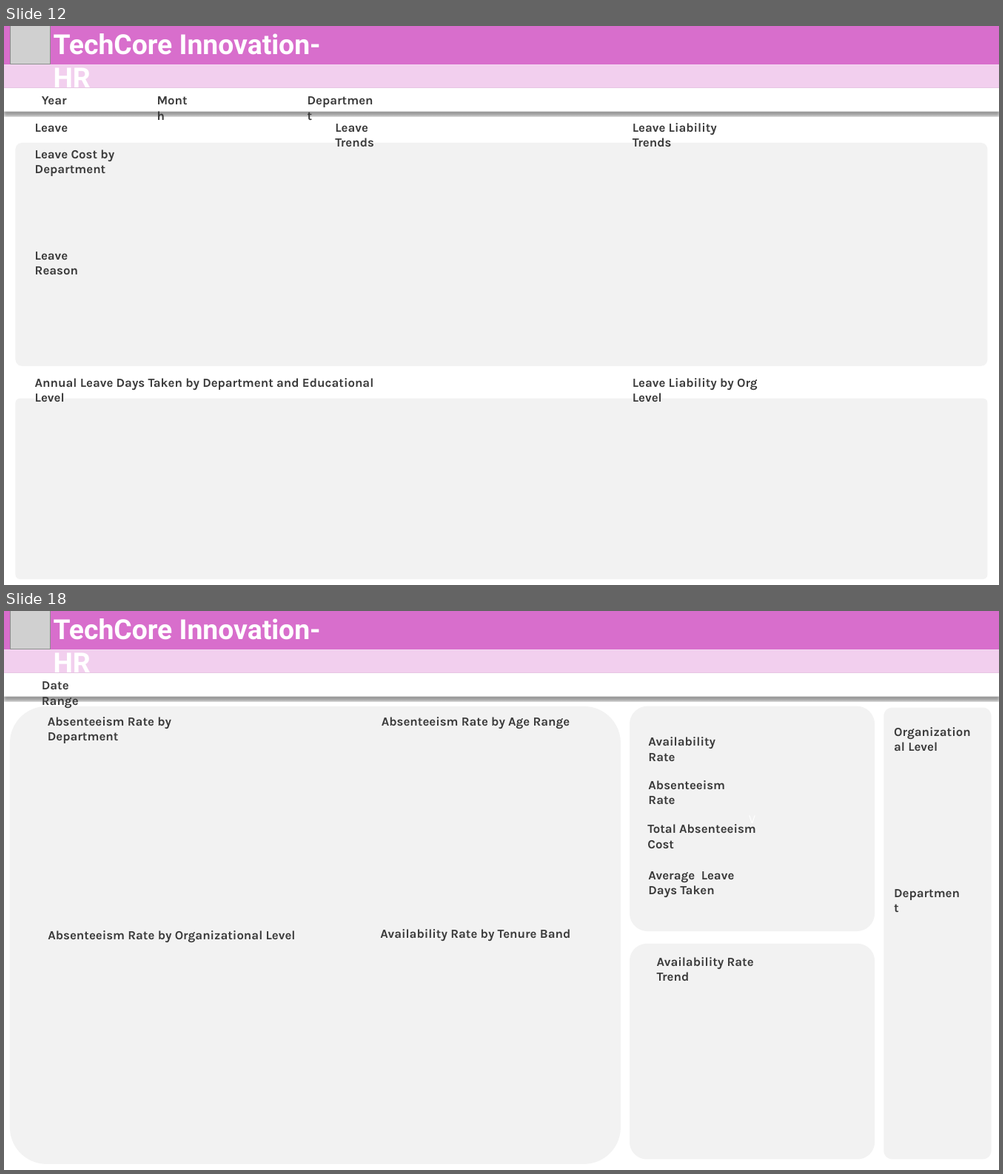
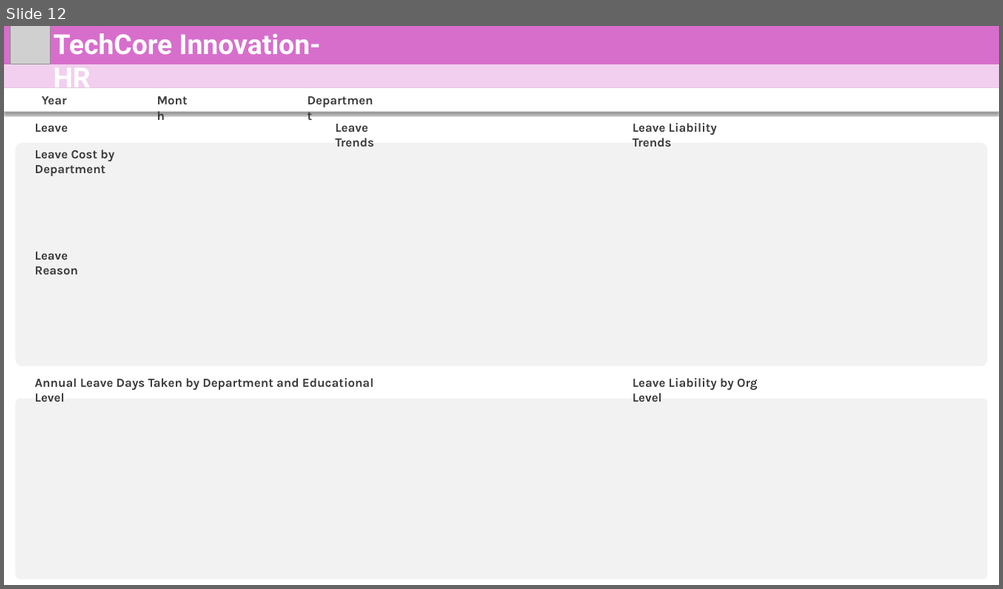
Before and after one commit to mmrnayan/HR-Analysis, a slide deck: bk/0bk.pptx. Shown one above the other, each under a label of ours: slides 12 and 18 before the commit, slide 12 after it; the slides between them are not shown. The pictures are 1003x1174 and 1003x589 pixels, drawn with LibreOffice and Linux fonts; fonts in the diff are those of the drawing; grey boxes stand for pictures. Boxes give left, top, right and bottom in pixels: in the first picture for what was removed or moved away, otherwise in the second. Text is boxed around its words. In the diff, an @@ line names an element or a change of style, - is before the commit and + after.

```diff
--- a/bk/0bk.pptx
+++ b/bk/0bk.pptx
@@ slide 18 removed at [4,611,999,1170], background #FFFFFF @@
@@ rectangle removed at [4,611,999,649] @@
@@ picture removed at [10,611,50,649] @@
@@ text removed at [54,618,321,649] @@
-TechCore Innovation- HR
@@ rectangle removed at [4,649,999,673] @@
@@ rectangle removed at [4,673,999,697] @@
@@ text removed at [42,681,79,708] @@
-Date Range
@@ rounded rectangle removed at [10,706,620,1165] @@
@@ text removed at [48,717,171,743] @@
-Absenteeism Rate by Department
@@ text removed at [381,717,570,729] @@
-Absenteeism Rate by Age Range
@@ rounded rectangle removed at [629,706,875,931] @@
-V
@@ rounded rectangle removed at [883,707,990,1159] @@
@@ text removed at [648,737,715,761] @@
-Availability Rate
@@ text removed at [908,742,937,751] @@
-Organizational Level
@@ text removed at [648,780,725,804] @@
-Absenteeism Rate
@@ text removed at [647,824,756,849] @@
-Total Absenteeism Cost
@@ text removed at [648,871,734,897] @@
-Average Leave Days Taken
@@ text removed at [888,883,967,903] @@
-Department
@@ text removed at [48,931,296,943] @@
-Absenteeism Rate by Organizational Level
@@ text removed at [380,929,570,941] @@
-Availability Rate by Tenure Band
@@ rounded rectangle removed at [629,944,875,1159] @@
@@ text removed at [657,957,754,981] @@
-Availability Rate Trend
```
Also in this commit, not shown: 2 slides added, 5 other slides removed, 11 other files.
